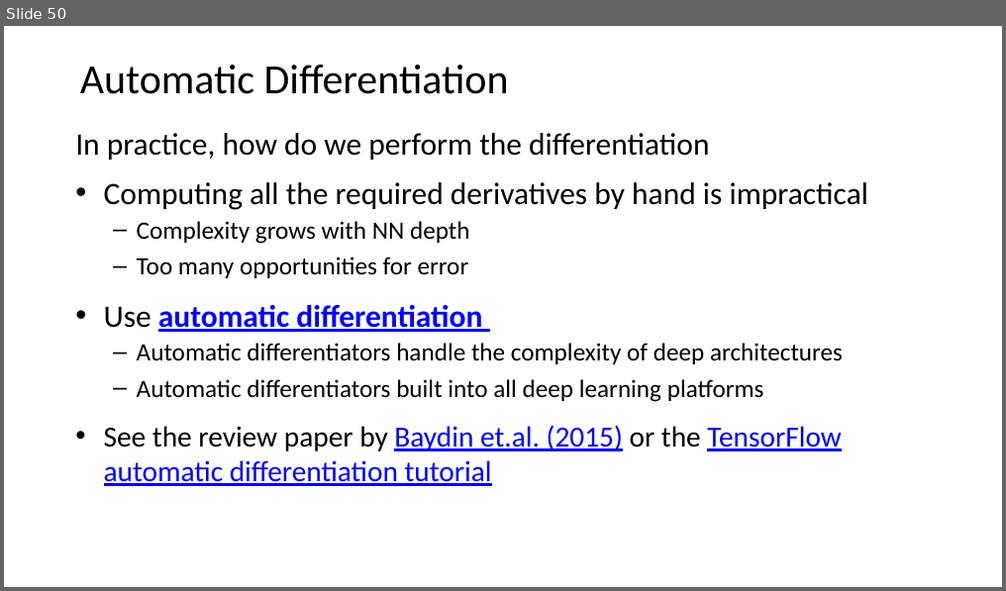
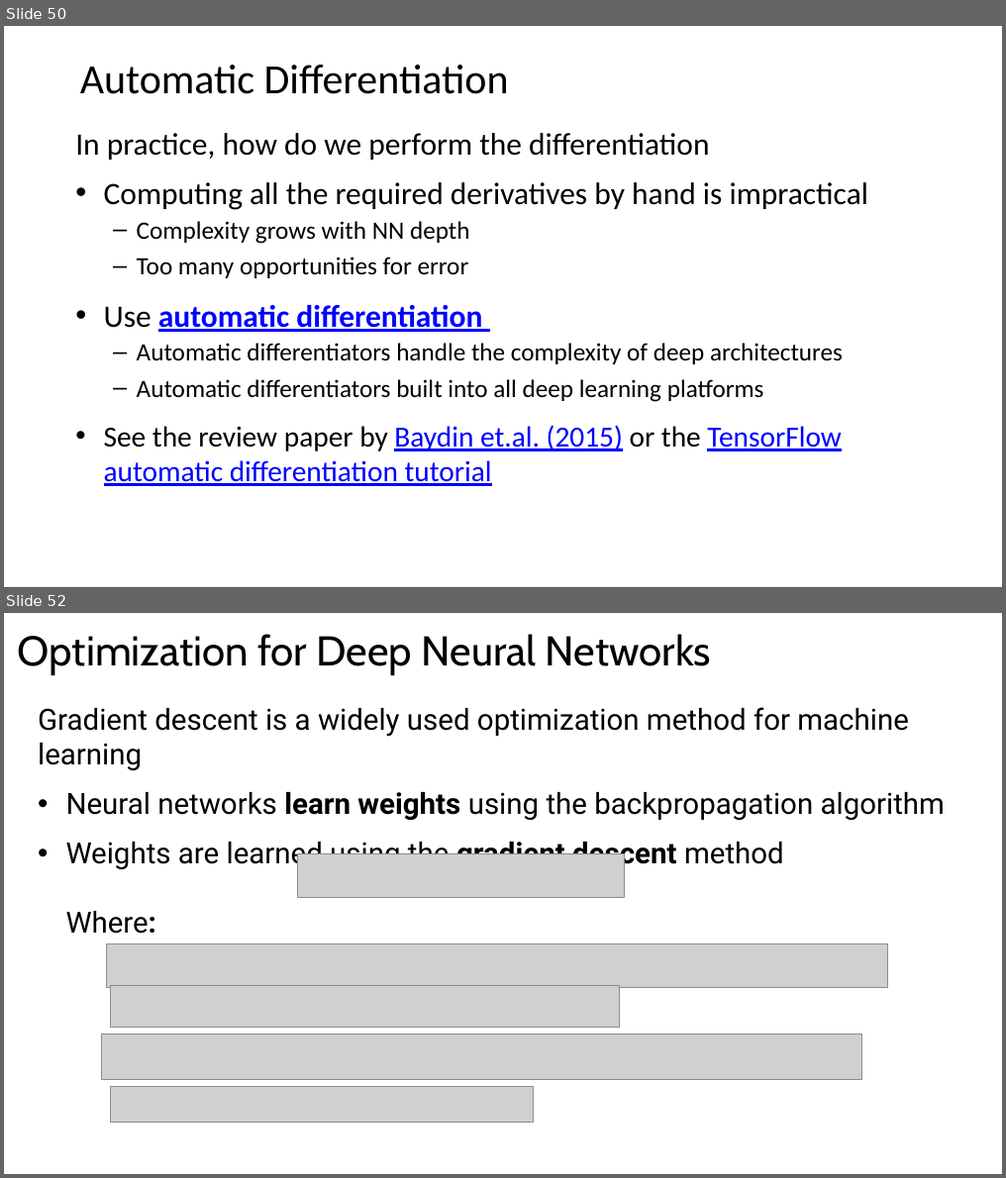
Before and after one commit to StephenElston/CSCI-E25, a slide deck: Slides/5_BuildingBlocksOfDeepLearning.pptx. Shown one above the other, each under a label of ours: slide 50 before the commit, slides 50 and 52 after it; the slides between them are not shown. The pictures are 1006x591 and 1006x1178 pixels, drawn with LibreOffice and Linux fonts; fonts in the diff are those of the drawing; grey boxes stand for pictures. Boxes give left, top, right and bottom in pixels: in the first picture for what was removed or moved away, otherwise in the second. Text is boxed around its words. In the diff, an @@ line names an element or a change of style, - is before the commit and + after.

```diff
--- a/Slides/5_BuildingBlocksOfDeepLearning.pptx
+++ b/Slides/5_BuildingBlocksOfDeepLearning.pptx
@@ slide 52 added at <box>4,613,1002,1174</box>, background #FFFFFF @@
@@ title added at <box>18,634,712,675</box>, 40 pt, text #000000 @@
+Optimization for Deep Neural Networks
@@ text added at <box>38,707,944,871</box>, 28.1 pt, text #000000 @@
+Gradient descent is a widely used optimization method for machine learning
+• Neural networks learn weights using the backpropagation algorithm
+• Weights are learned using the gradient descent method
@@ picture added at <box>297,854,625,898</box> @@
@@ text added at <box>66,911,156,934</box>, 28 pt, text #000000 @@
+Where:
@@ picture added at <box>107,944,887,988</box> @@
@@ picture added at <box>110,986,619,1028</box> @@
@@ picture added at <box>102,1035,862,1079</box> @@
@@ picture added at <box>110,1087,533,1123</box> @@
```
Also in this commit, not shown: 19 other slides added, 2 other files.
